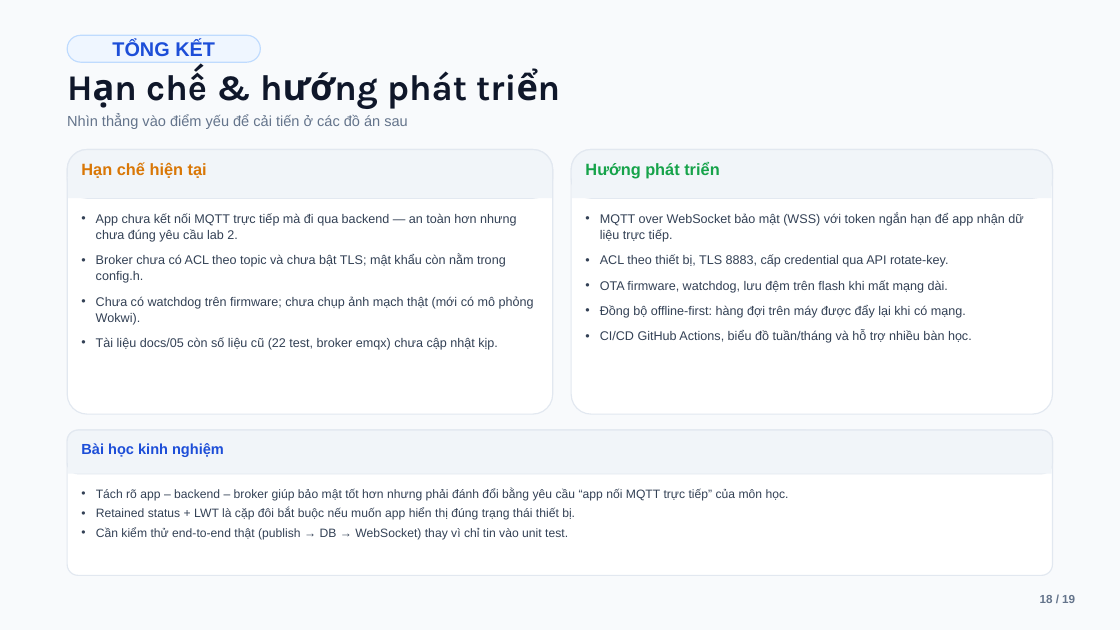
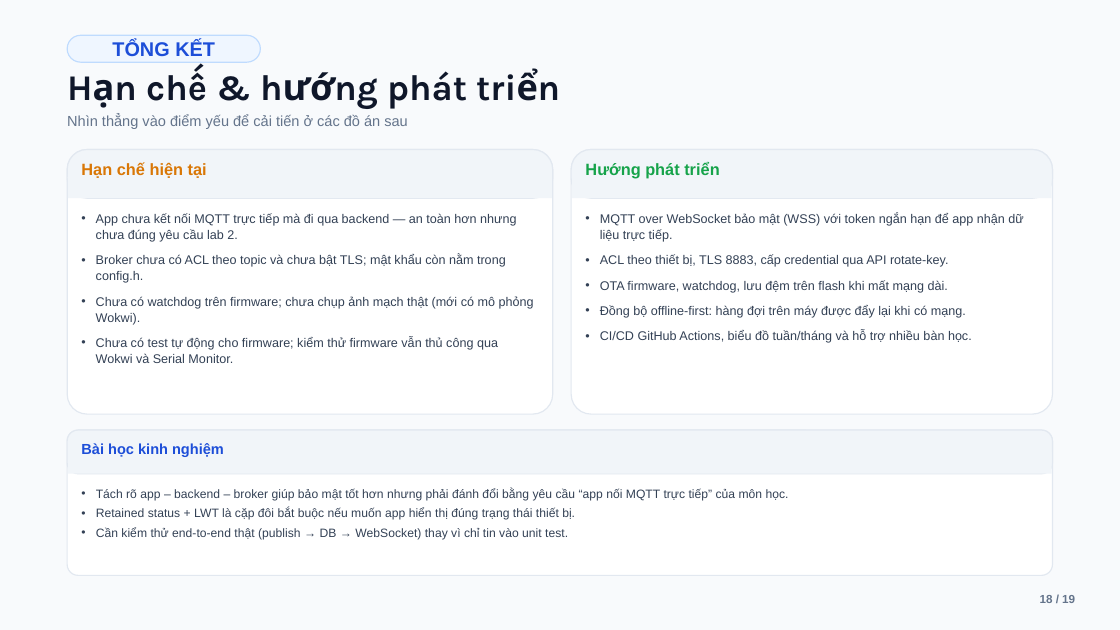
Before and after one commit to ViuGiaLai/Smart-Learning-Assistant-StudyDesk, a slide deck: slide 18 of docs/Slide_Smart_Learning_Assistant.pptx (slide 17 before the commit). Drawn at 1120x630 pixels with LibreOffice and Linux fonts; fonts in the diff are those of the drawing. Boxes give left, top, right and bottom in pixels: in the first picture for what was removed or moved away, otherwise in the second. Text is boxed around its words. In the diff, an @@ line names an element or a change of style, - is before the commit and + after.

Commit message:
feat: update device endpoints, schemas, mobile screens, docs and wiring diagram

```diff
--- a/docs/Slide_Smart_Learning_Assistant.pptx
+++ b/docs/Slide_Smart_Learning_Assistant.pptx
@@ text at box(96, 337, 498, 363): text changed @@
-• Tài liệu docs/05 còn số liệu cũ (22 test, broker emqx) chưa cập nhật kịp.
+• Chưa có test tự động cho firmware; kiểm thử firmware vẫn thủ công qua Wokwi và Serial Monitor.
```
Also in this commit, not shown: 7 other slides changed, 1 slide added, 33 other files.
